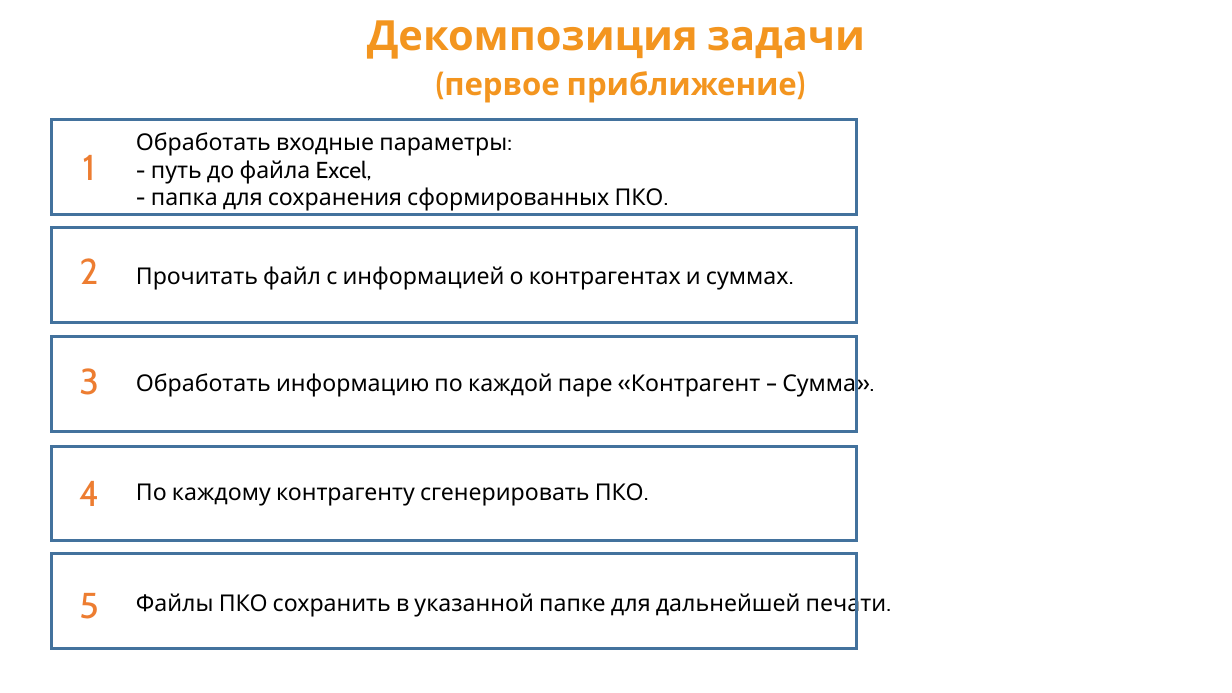
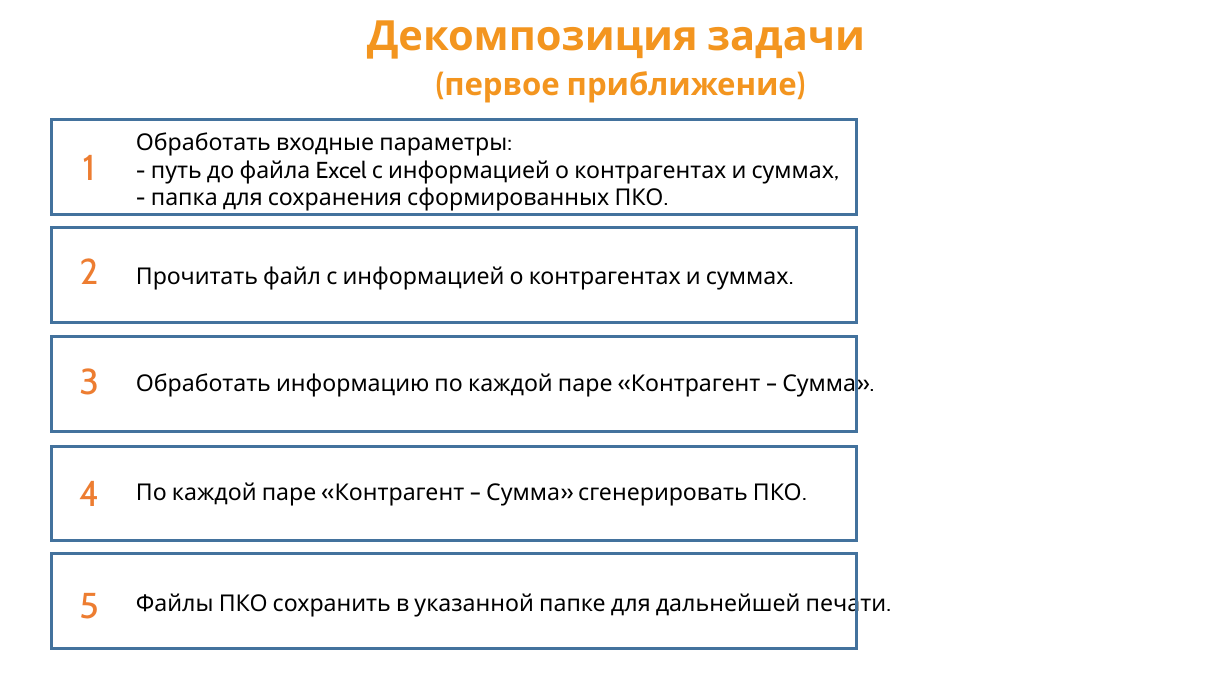
Before and after one commit to Kiryanas/PkoGenerator, a slide deck: slide 5 of PkoGenerator.Tests/doc/Защита проекта PkoGenerator.PPTX. Drawn at 1232x693 pixels with LibreOffice and Linux fonts; fonts in the diff are those of the drawing. Boxes give left, top, right and bottom in pixels: in the first picture for what was removed or moved away, otherwise in the second. Text is boxed around its words. In the diff, an @@ line names an element or a change of style, - is before the commit and + after.

```diff
--- a/PkoGenerator.Tests/doc/Защита проекта PkoGenerator.PPTX
+++ b/PkoGenerator.Tests/doc/Защита проекта PkoGenerator.PPTX
@@ text at (x1=136, y1=132, x2=835, y2=211): text changed @@
-Обработать входные параметры:
-- путь до файла Excel,
-- папка для сохранения сформированных ПКО.
+Обработать входные параметры:
+- путь до файла Excel с информацией о контрагентах и суммах,
+- папка для сохранения сформированных ПКО.
@@ text at (x1=136, y1=482, x2=802, y2=505): text changed @@
-По каждому контрагенту сгенерировать ПКО.
+По каждой паре «Контрагент – Сумма» сгенерировать ПКО.
```
Also in this commit, not shown: 3 other slides changed.
